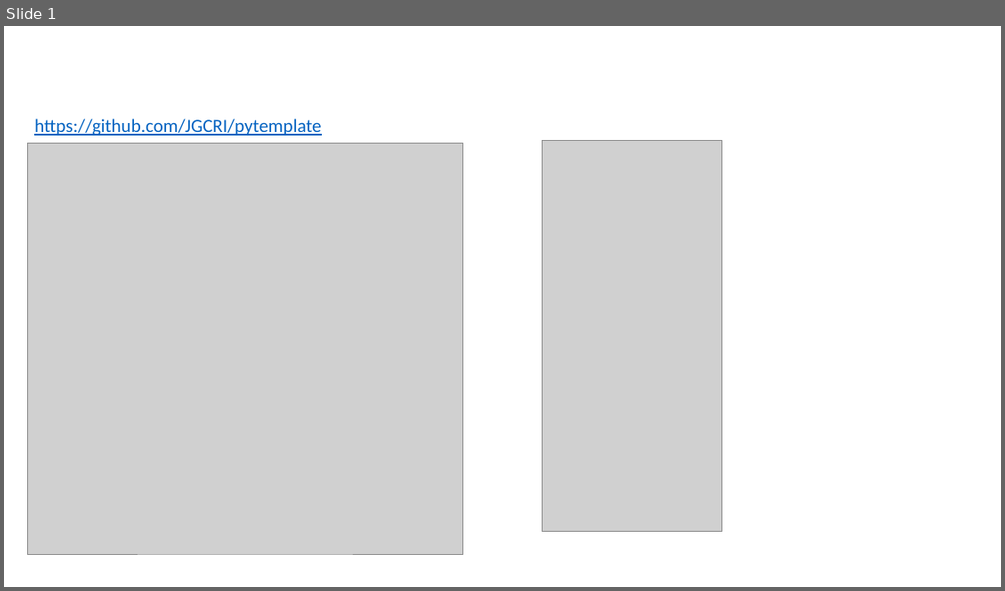
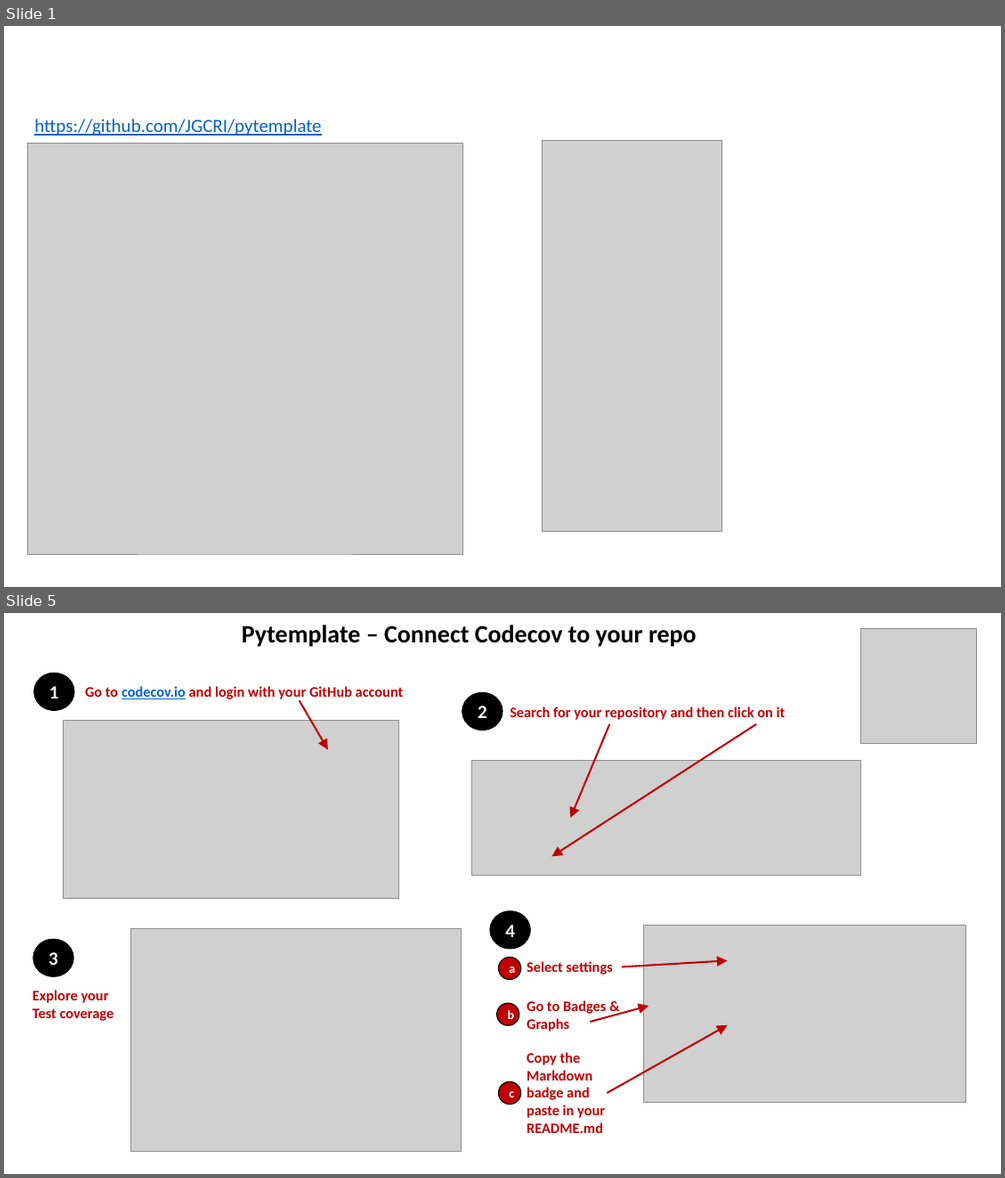
Before and after one commit to JGCRI/pytemplate, a slide deck: extras/figures.pptx. Shown one above the other, each under a label of ours: slide 1 before the commit, slides 1 and 5 after it; the slides between them are not shown. The pictures are 1005x591 and 1005x1178 pixels, drawn with LibreOffice and Linux fonts; fonts in the diff are those of the drawing; grey boxes stand for pictures. Boxes give left, top, right and bottom in pixels: in the first picture for what was removed or moved away, otherwise in the second. Text is boxed around its words. In the diff, an @@ line names an element or a change of style, - is before the commit and + after.

Commit message:
Updating README docs

```diff
--- a/extras/figures.pptx
+++ b/extras/figures.pptx
@@ slide 5 added at <box>4,613,1001,1174</box>, background #FFFFFF @@
@@ text added at <box>242,625,696,647</box>, 24 pt, text #000000, bold @@
+Pytemplate – Connect Codecov to your repo
@@ picture added at <box>861,629,976,744</box> @@
@@ ellipse added at <box>34,673,74,710</box>, fill #000000, outline #000000 1 pt, 18 pt, text #FFFFFF, bold @@
+1
@@ text added at <box>85,686,404,701</box>, 14 pt, text #C00000, bold @@
+Go to codecov.io and login with your GitHub account
@@ arrow added from (299, 700) to (328, 750), #C00000 1.75 pt @@
@@ ellipse added at <box>462,693,502,730</box>, fill #000000, outline #000000 1 pt, 18 pt, text #FFFFFF, bold @@
+2
@@ text added at <box>510,706,785,720</box>, 14 pt, text #C00000, bold @@
+Search for your repository and then click on it
@@ picture added at <box>63,720,399,899</box> @@
@@ arrow added from (756, 724) to (552, 857), #C00000 1.75 pt @@
@@ arrow added from (610, 724) to (571, 818), #C00000 1.75 pt @@
@@ picture added at <box>471,761,861,876</box> @@
@@ picture added at <box>131,929,461,1151</box> @@
@@ ellipse added at <box>490,911,531,949</box>, fill #000000, outline #000000 1 pt, 18 pt, text #FFFFFF, bold @@
+4
@@ picture added at <box>643,925,966,1102</box> @@
@@ ellipse added at <box>33,939,73,976</box>, fill #000000, outline #000000 1 pt, 18 pt, text #FFFFFF, bold @@
+3
@@ ellipse added at <box>498,957,521,980</box>, fill #C00000, outline #000000 1 pt, 12 pt, text #FFFFFF, bold @@
+a
@@ text added at <box>526,961,612,974</box>, 14 pt, text #C00000, bold @@
+Select settings
@@ arrow added from (622, 966) to (727, 961), #C00000 1.75 pt @@
@@ text added at <box>32,989,114,1021</box>, 14 pt, text #C00000, bold @@
+Explore your
+Test coverage
@@ ellipse added at <box>497,1004,519,1026</box>, fill #C00000, outline #000000 1 pt, 12 pt, text #FFFFFF, bold @@
+b
@@ text added at <box>526,1000,606,1031</box>, 14 pt, text #C00000, bold @@
+Go to Badges & Graphs
@@ arrow added from (591, 1022) to (648, 1005), #C00000 1.75 pt @@
@@ arrow added from (607, 1093) to (727, 1025), #C00000 1.75 pt @@
@@ text added at <box>526,1052,605,1133</box>, 14 pt, text #C00000, bold @@
+Copy the Markdown badge and paste in your README.md
@@ ellipse added at <box>498,1082,521,1104</box>, fill #C00000, outline #000000 1 pt, 12 pt, text #FFFFFF, bold @@
+c
```
Also in this commit, not shown: 2 slides changed, 1 other slide added, 6 other files.
